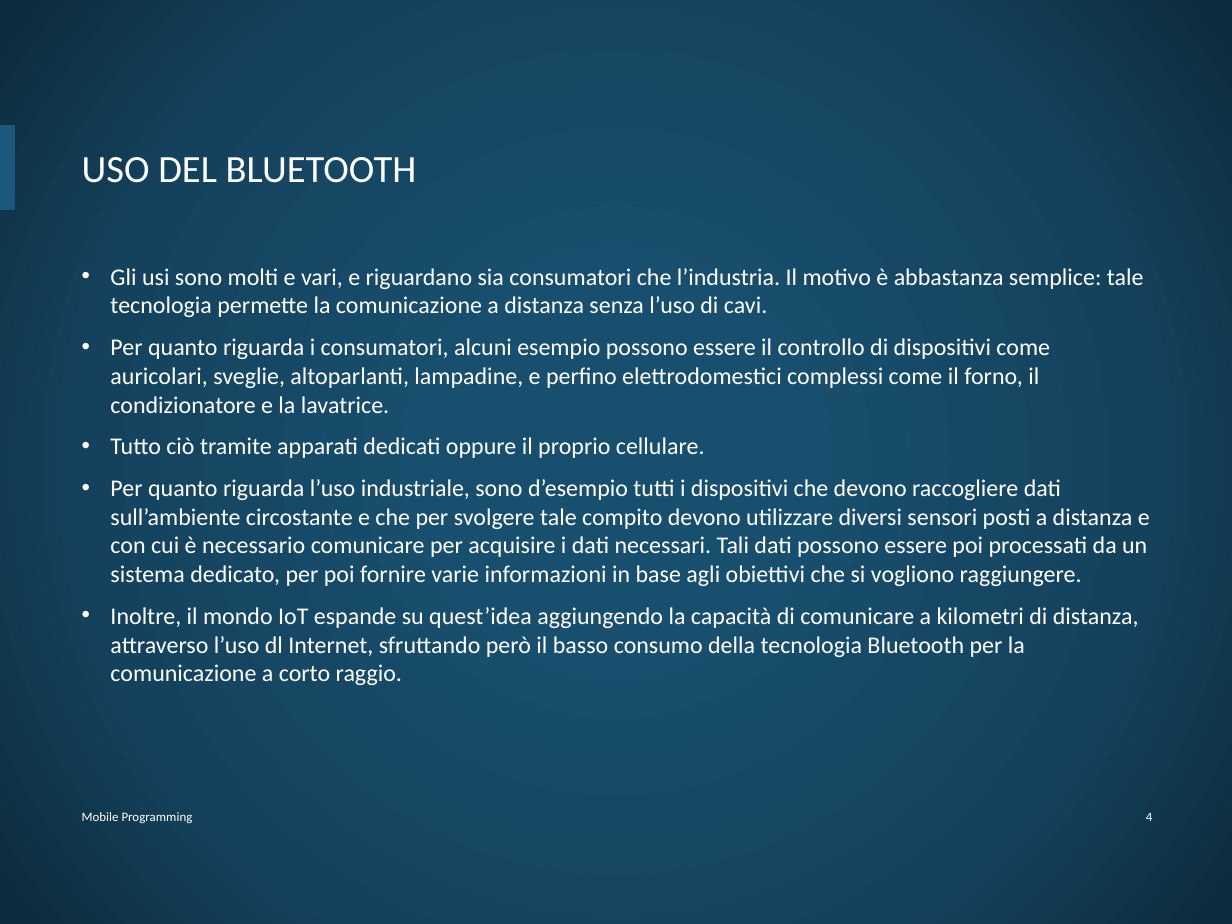
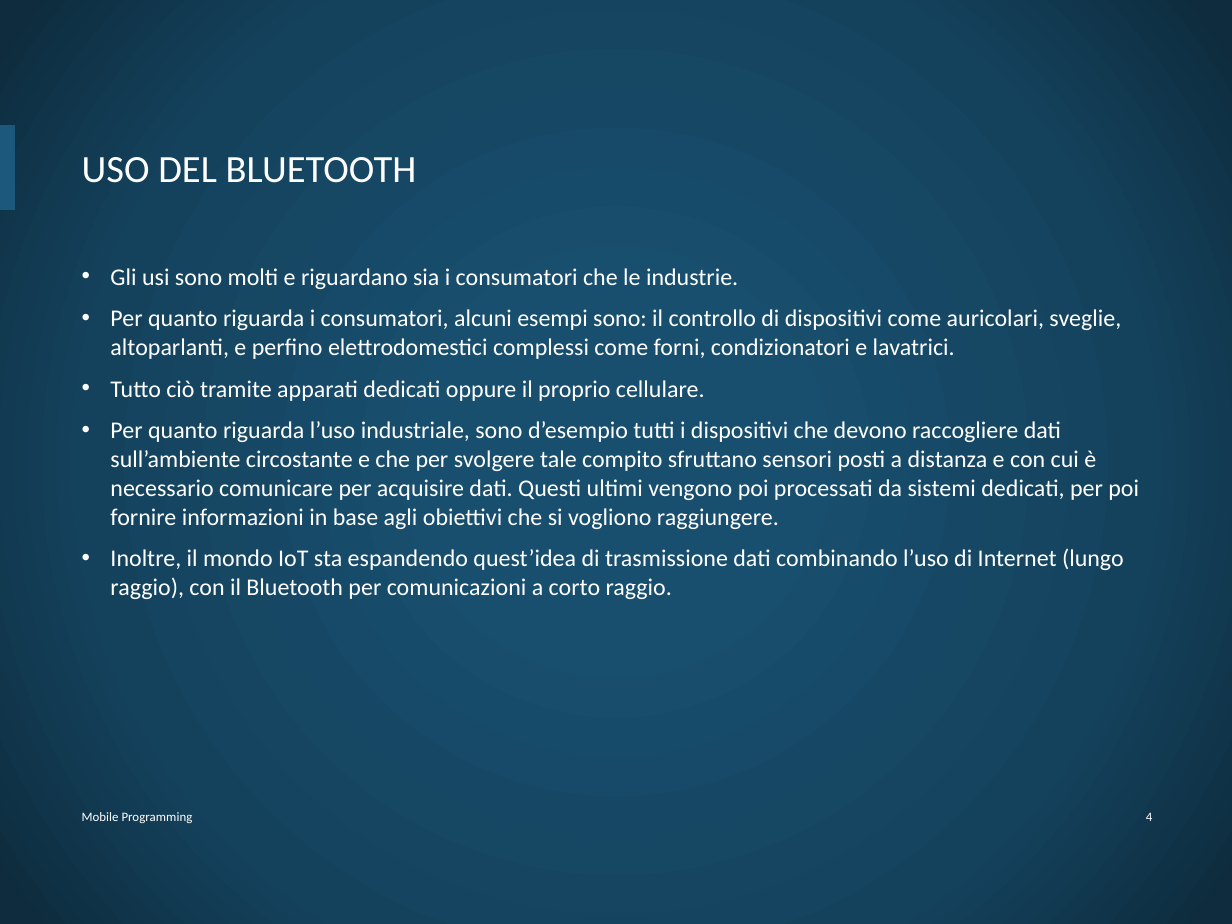
Before and after one commit to DiBattistaMattia/esoneroMP, a slide deck: slide 5 of esoneroMP.pptx. Drawn at 1232x924 pixels with LibreOffice and Linux fonts; fonts in the diff are those of the drawing; background and template pictures are left out. Boxes give left, top, right and bottom in pixels: in the first picture for what was removed or moved away, otherwise in the second. Text is boxed around its words. In the diff, an @@ line names an element or a change of style, - is before the commit and + after.

```diff
--- a/esoneroMP.pptx
+++ b/esoneroMP.pptx
@@ text at [110, 268, 1121, 359]: text changed @@
-• Gli usi sono molti e vari, e riguardano sia consumatori che l’industria. Il motivo è abbastanza semplice: tale tecnologia permette la comunicazione a distanza senza l’uso di cavi.
-• Per quanto riguarda i consumatori, alcuni esempio possono essere il controllo di dispositivi come auricolari, sveglie, altoparlanti, lampadine, e perfino elettrodomestici complessi come il forno, il condizionatore e la lavatrice.
+• Gli usi sono molti e riguardano sia i consumatori che le industrie.
+• Per quanto riguarda i consumatori, alcuni esempi sono: il controllo di dispositivi come auricolari, sveglie, altoparlanti, e perfino elettrodomestici complessi come forni, condizionatori e lavatrici.
@@ text at [110, 421, 1139, 599]: text changed @@
-• Per quanto riguarda l’uso industriale, sono d’esempio tutti i dispositivi che devono raccogliere dati sull’ambiente circostante e che per svolgere tale compito devono utilizzare diversi sensori posti a distanza e con cui è necessario comunicare per acquisire i dati necessari. Tali dati possono essere poi processati da un sistema dedicato, per poi fornire varie informazioni in base agli obiettivi che si vogliono raggiungere.
-• Inoltre, il mondo IoT espande su quest’idea aggiungendo la capacità di comunicare a kilometri di distanza, attraverso l’uso dl Internet, sfruttando però il basso consumo della tecnologia Bluetooth per la comunicazione a corto raggio.
+• Per quanto riguarda l’uso industriale, sono d’esempio tutti i dispositivi che devono raccogliere dati sull’ambiente circostante e che per svolgere tale compito sfruttano sensori posti a distanza e con cui è necessario comunicare per acquisire dati. Questi ultimi vengono poi processati da sistemi dedicati, per poi fornire informazioni in base agli obiettivi che si vogliono raggiungere.
+• Inoltre, il mondo IoT sta espandendo quest’idea di trasmissione dati combinando l’uso di Internet (lungo raggio), con il Bluetooth per comunicazioni a corto raggio.
```
Also in this commit, not shown: 13 other slides changed, 1 other file.
